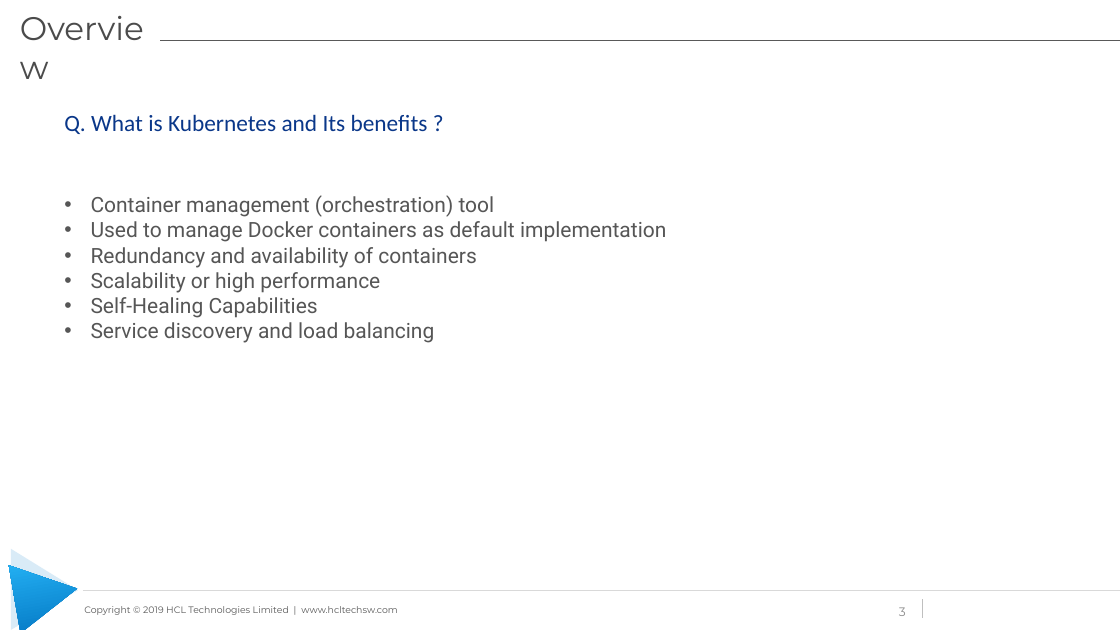
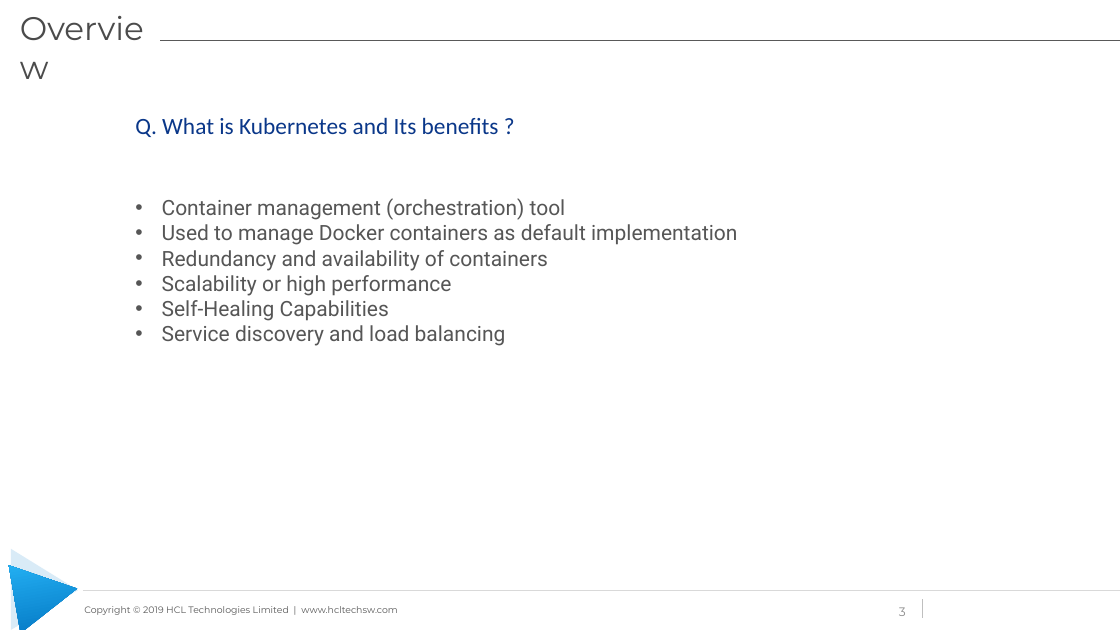
Before and after one commit to learning-zone/docker-and-kubernetes-basics, a slide deck: slide 3 of kubernetes-workshop-files/Kubernetes_Workshop.pptx. Drawn at 1120x630 pixels with LibreOffice and Linux fonts; fonts in the diff are those of the drawing; background and template pictures are left out. Boxes give left, top, right and bottom in pixels: in the first picture for what was removed or moved away, otherwise in the second. Text is boxed around its words. In the diff, an @@ line names an element or a change of style, - is before the commit and + after.

```diff
--- a/kubernetes-workshop-files/Kubernetes_Workshop.pptx
+++ b/kubernetes-workshop-files/Kubernetes_Workshop.pptx
@@ text "Q. What is Kubernetes and ...": place and size @@
-text "Q. What is Kubernetes and ..." at (64, 114, 666, 343)
+text "Q. What is Kubernetes and ..." at (135, 117, 737, 346)
```
Also in this commit, not shown: 8 other slides changed, 4 slides added.
